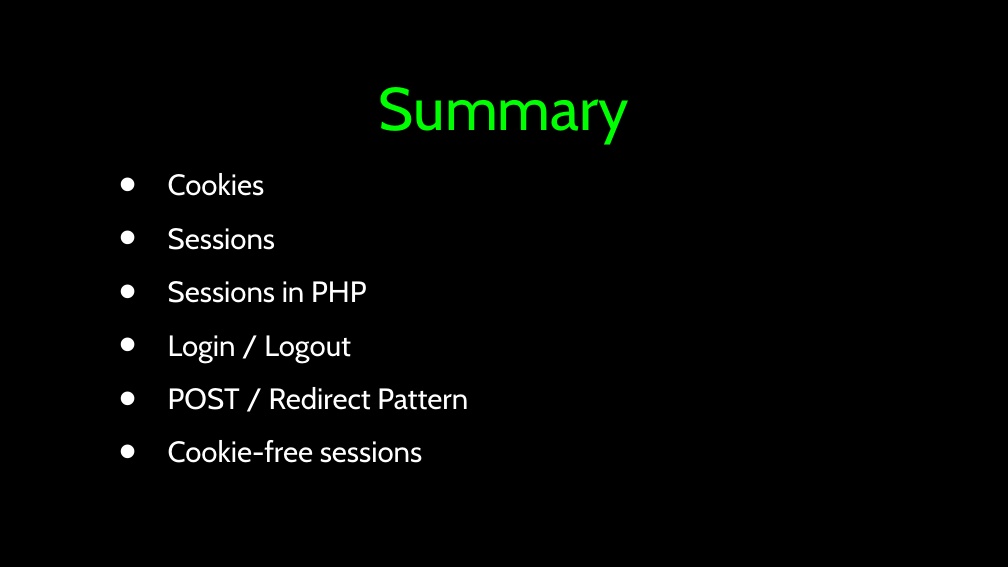
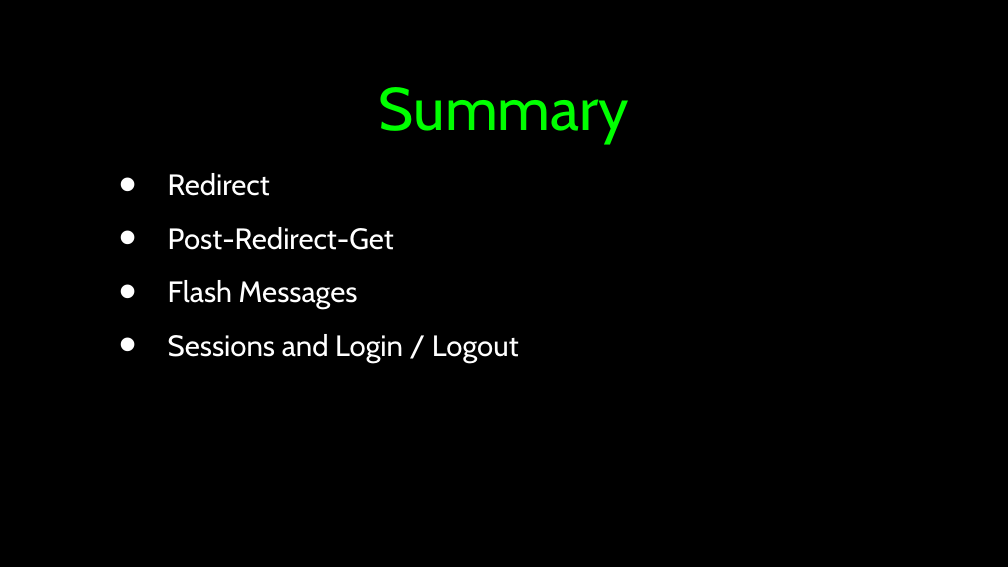
Before and after one commit to csev/wa4e, a slide deck: slide 43 of lectures/PHP-08-POST-Redirect-Authn.ppt (slide 42 before the commit). Drawn at 1008x567 pixels with LibreOffice and Linux fonts; fonts in the diff are those of the drawing. Boxes give left, top, right and bottom in pixels: in the first picture for what was removed or moved away, otherwise in the second. Text is boxed around its words. In the diff, an @@ line names an element or a change of style, - is before the commit and + after.

```diff
--- a/lectures/PHP-08-POST-Redirect-Authn.ppt
+++ b/lectures/PHP-08-POST-Redirect-Authn.ppt
@@ text at box(168, 173, 519, 363): text changed @@
-• Cookies
-• Sessions
-• Sessions in PHP
-• Login / Logout
-• POST / Redirect Pattern
-• Cookie-free sessions
+• Redirect
+• Post-Redirect-Get
+• Flash Messages
+• Sessions and Login / Logout
```
Also in this commit, not shown: 1 other slide changed, 1 slide added, 1 other file.
